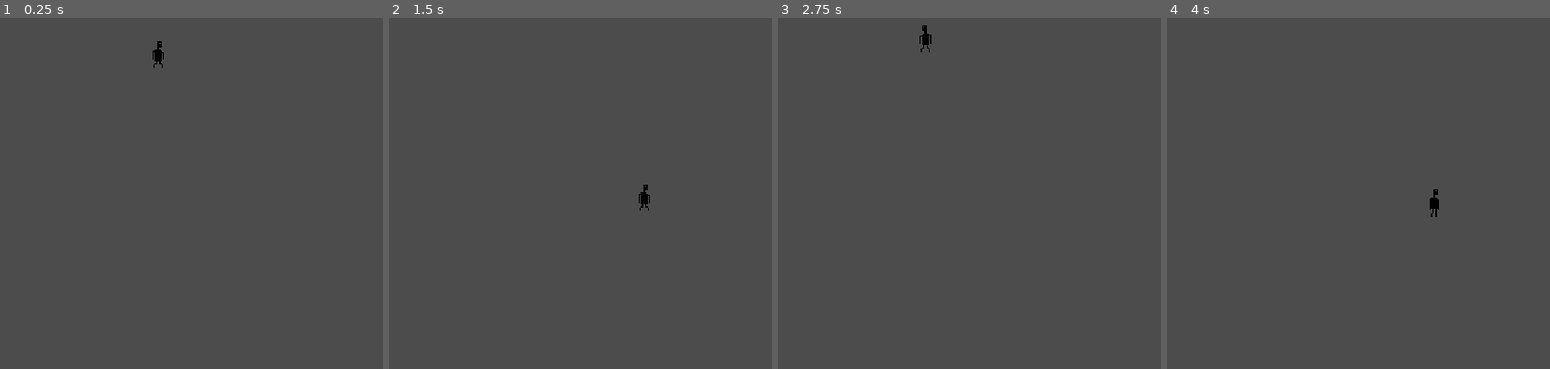
Above: before the commit, frames 1-4 (left to right).
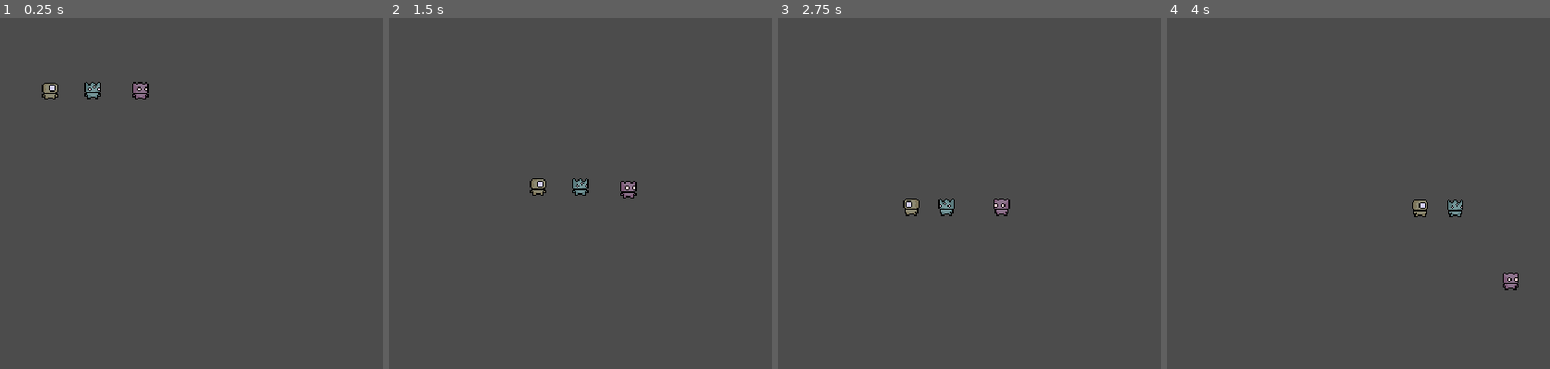
Above: after the commit, the same moments.

Repository: filipghorbani/godot-project
Game: Godot game, scene res://World.tscn
The game is run twice, just before and just after one commit, with the same random seed, the same clock (stepped at 60 frames per second) and the same inputs.
Inputs:
- Up to frame 1 (0.25 s): no input
- Up to frame 2 (1.5 s): hold Right (ui_right) from 0.53 s (still down); tap Up (ui_up) at 0.6, 0.77, 1.07, 1.35 s
- Up to frame 3 (2.75 s): tap Up (ui_up) at 1.52, 1.82, 2.1 s; release Right (ui_right) at 2.03 s; hold Left (ui_left) from 2.03 s (still down)
- Up to frame 4 (4 s): release Left (ui_left) at 2.78 s; hold Right (ui_right) from 2.78 s (still down); tap Up (ui_up) at 2.85, 3.02, 3.32, 3.6, 3.77 s

The runs differ from the first frame. In frame 1, 0.7% of the frame differs, in the area x 10-43%, y 6-24%; in frame 2, 0.7%; in frame 3, 0.7%; in frame 4, 0.7%.

Commit message:
Added 3 characters

Diff:
--- a/Player.gd
+++ b/Player/Player.gd
@@ -8,6 +8,7 @@
 var RESISTANCE = 0.9
 var forces_vector = Vector2.ZERO
 onready var sprite = $Sprite
+onready var animationplayer = $AnimationPlayer
 
 func _physics_process(delta):
 
@@ -34,7 +35,7 @@
 		if Input.is_action_just_pressed("ui_up"):
 			forces_vector.y -= JUMP_FORCE
 	if forces_vector.y < 0 and Input.is_action_just_released("ui_up"):
-		forces_vector.y = 0
+		forces_vector.y *= 0.3
 
 func friction():
 	if is_on_floor():
@@ -47,12 +48,12 @@
 
 func texture():
 	if not is_on_floor():
-		sprite.frame = 1
+		animationplayer.play("Fall")
 	else:
 		if forces_vector.x != 0:
-			sprite.frame = 2
+			animationplayer.play("Run")
 		else:
-			sprite.frame = 0
+			animationplayer.play("Idle")
 
 func respawn():
 	if position.y > get_viewport_rect().end.y:
--- /dev/null
+++ b/Player/Player.tscn
@@ -0,0 +1,73 @@
+[gd_scene load_steps=7 format=2]
+
+[ext_resource path="res://Player/Player.gd" type="Script" id=1]
+[ext_resource path="res://Assets/One Eye sprite.png" type="Texture" id=2]
+
+[sub_resource type="RectangleShape2D" id=1]
+extents = Vector2( 7.02344, 7.55823 )
+
+[sub_resource type="Animation" id=2]
+resource_name = "Fall"
+tracks/0/type = "value"
+tracks/0/path = NodePath("Sprite:frame")
+tracks/0/interp = 1
+tracks/0/loop_wrap = true
+tracks/0/imported = false
+tracks/0/enabled = true
+tracks/0/keys = {
+"times": PoolRealArray( 0 ),
+"transitions": PoolRealArray( 1 ),
+"update": 0,
+"values": [ 2 ]
+}
+
+[sub_resource type="Animation" id=3]
+resource_name = "Idle"
+tracks/0/type = "value"
+tracks/0/path = NodePath("Sprite:frame")
+tracks/0/interp = 1
+tracks/0/loop_wrap = true
+tracks/0/imported = false
+tracks/0/enabled = true
+tracks/0/keys = {
+"times": PoolRealArray( 0 ),
+"transitions": PoolRealArray( 1 ),
+"update": 0,
+"values": [ 0 ]
+}
+
+[sub_resource type="Animation" id=4]
+length = 0.4
+loop = true
+tracks/0/type = "value"
+tracks/0/path = NodePath("Sprite:frame")
+tracks/0/interp = 1
+tracks/0/loop_wrap = true
+tracks/0/imported = false
+tracks/0/enabled = true
+tracks/0/keys = {
+"times": PoolRealArray( 0, 0.2 ),
+"transitions": PoolRealArray( 1, 1 ),
+"update": 0,
+"values": [ 0, 2 ]
+}
+
+[node name="Player" type="KinematicBody2D"]
+script = ExtResource( 1 )
+__meta__ = {
+"_edit_group_": true
+}
+
+[node name="Sprite" type="Sprite" parent="."]
+texture = ExtResource( 2 )
+hframes = 3
+
+[node name="CollisionShape2D" type="CollisionShape2D" parent="."]
+visible = false
+position = Vector2( -0.0229837, 0.457123 )
+shape = SubResource( 1 )
+
+[node name="AnimationPlayer" type="AnimationPlayer" parent="."]
+anims/Fall = SubResource( 2 )
+anims/Idle = SubResource( 3 )
+anims/Run = SubResource( 4 )
--- a/World.tscn
+++ b/World.tscn
@@ -1,29 +1,13 @@
 [gd_scene load_steps=5 format=2]
 
-[ext_resource path="res://Assets/Player.png" type="Texture" id=1]
-[ext_resource path="res://Player.gd" type="Script" id=2]
+[ext_resource path="res://Player/Player.tscn" type="PackedScene" id=1]
+[ext_resource path="res://Assets/Three Eye Sprite.png" type="Texture" id=2]
+[ext_resource path="res://Assets/Two Eye Sprite.png" type="Texture" id=3]
 
-[sub_resource type="RectangleShape2D" id=1]
-extents = Vector2( 4.0074, 12.1971 )
-
-[sub_resource type="RectangleShape2D" id=2]
+[sub_resource type="RectangleShape2D" id=5]
 extents = Vector2( 117.35, 10 )
 
 [node name="World" type="Node2D"]
-
-[node name="Player" type="KinematicBody2D" parent="."]
-position = Vector2( 320, 32 )
-script = ExtResource( 2 )
-
-[node name="Sprite" type="Sprite" parent="Player"]
-texture = ExtResource( 1 )
-hframes = 4
-frame = 2
-
-[node name="CollisionShape2D" type="CollisionShape2D" parent="Player"]
-visible = false
-position = Vector2( 1.06155, 0.87426 )
-shape = SubResource( 1 )
 
 [node name="StaticBody2D" type="StaticBody2D" parent="."]
 position = Vector2( 325.827, 198.821 )
@@ -41,4 +25,26 @@
 }
 
 [node name="CollisionShape2D" type="CollisionShape2D" parent="StaticBody2D2"]
-shape = SubResource( 2 )
+shape = SubResource( 5 )
+
+[node name="Player" parent="." instance=ExtResource( 1 )]
+position = Vector2( 227.382, 63.4654 )
+
+[node name="Player2" parent="." instance=ExtResource( 1 )]
+position = Vector2( 305.51, 63.3853 )
+
+[node name="Sprite" parent="Player2" index="0"]
+texture = ExtResource( 3 )
+frame = 2
+
+[node name="Player3" parent="." instance=ExtResource( 1 )]
+position = Vector2( 264.081, 62.9042 )
+
+[node name="Sprite" parent="Player3" index="0"]
+texture = ExtResource( 2 )
+
+[editable path="Player"]
+
+[editable path="Player2"]
+
+[editable path="Player3"]
Binary file added: Assets/One Eye sprite.png
Not shown, added: Assets/One Eye sprite.png.import
Binary file removed: Assets/Player.png
Binary file added: Assets/Three Eye Sprite.png
Not shown, added: Assets/Three Eye Sprite.png.import
Binary file added: Assets/Two Eye Sprite.png
Not shown, changed: Assets/Two Eye Sprite.png.import
Not shown: 1 places in World.tscn that only renumber resources
